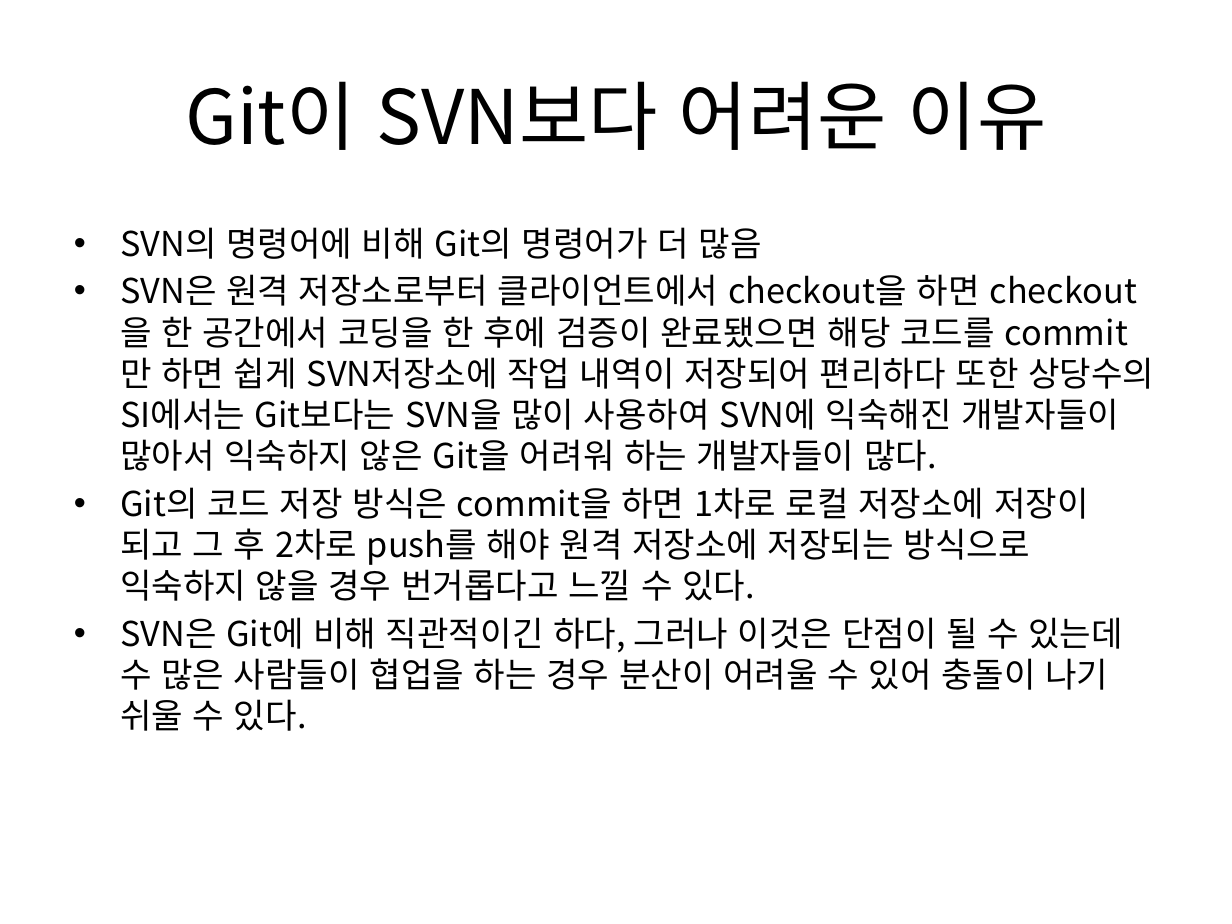
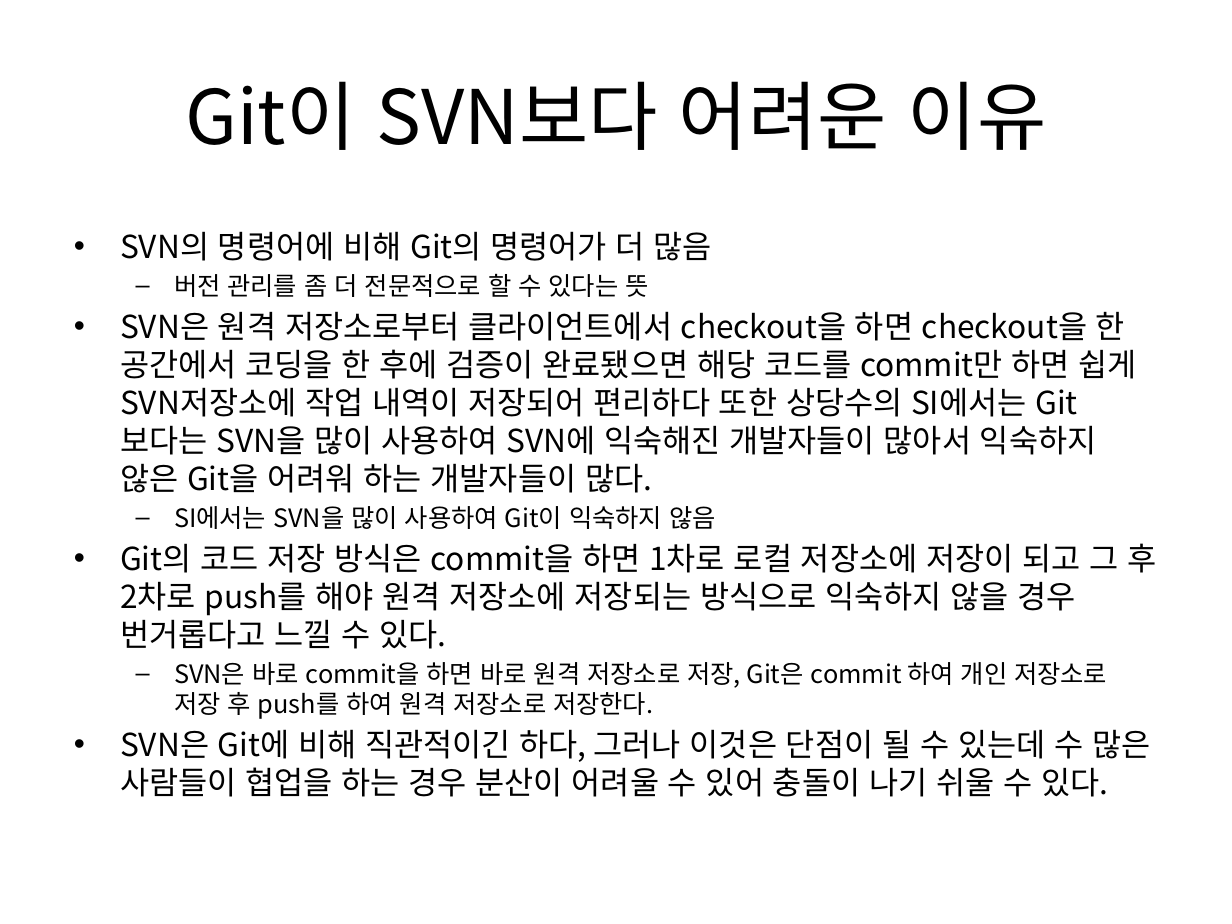
Before and after one commit to KimYoungJae0125/Command, a slide deck: slide 2 of Git/Git.pptx. Drawn at 1232x924 pixels with LibreOffice and Linux fonts; fonts in the diff are those of the drawing. Boxes give left, top, right and bottom in pixels: in the first picture for what was removed or moved away, otherwise in the second. Text is boxed around its words. In the diff, an @@ line names an element or a change of style, - is before the commit and + after.

Commit message:
중간 ppt 저장

```diff
--- a/Git/Git.pptx
+++ b/Git/Git.pptx
@@ text at [120, 231, 1156, 797]: size 20 to 18.5 pt in "SVN의 명령어에 비해 Git의 명령어가 더 많음", "SVN은 원격 저장소로부터 클라이언트에서 checkout을 하면 checkout을 ...", "Git의 코드 저장 방식은 commit을 하면 1차로 ...", "SVN은 Git에 비해 직관적이긴 하다, 그러나 이것은 ..." @@
@@ text at [174, 273, 648, 297]: paragraph added @@
+  – 버전 관리를 좀 더 전문적으로 할 수 있다는 뜻
@@ text at [174, 506, 716, 529]: paragraph added @@
+  – SI에서는 SVN을 많이 사용하여 Git이 익숙하지 않음
@@ text at [174, 662, 1107, 719]: paragraph added @@
+  – SVN은 바로 commit을 하면 바로 원격 저장소로 저장, Git은 commit 하여 개인 저장소로 저장 후 push를 하여 원격 저장소로 저장한다.
```
Also in this commit, not shown: 5 other slides changed, 1 slide added.
